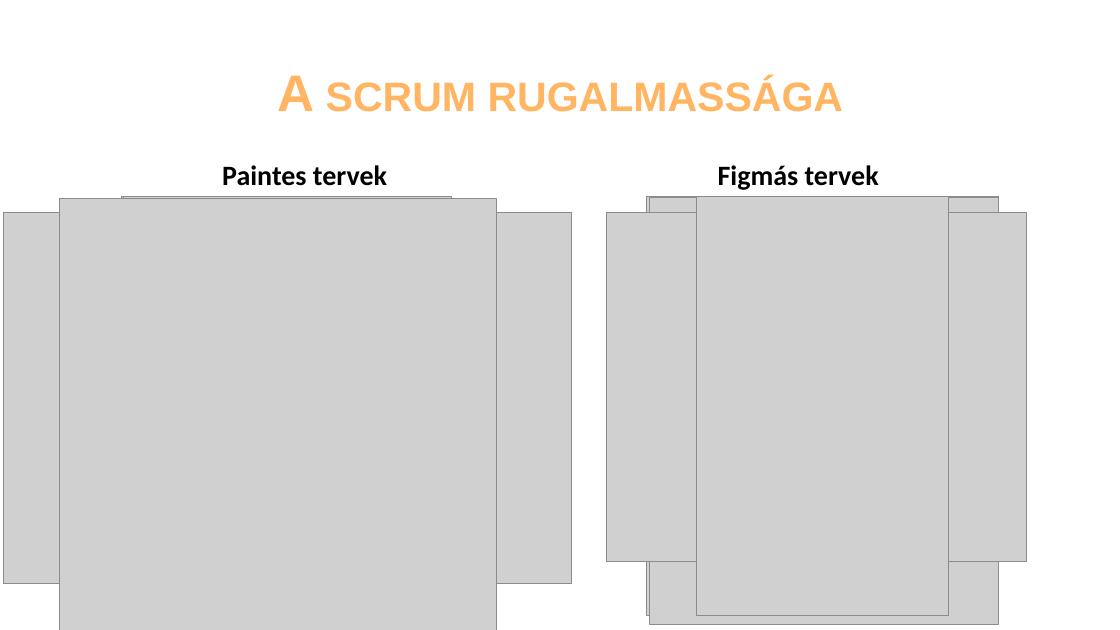
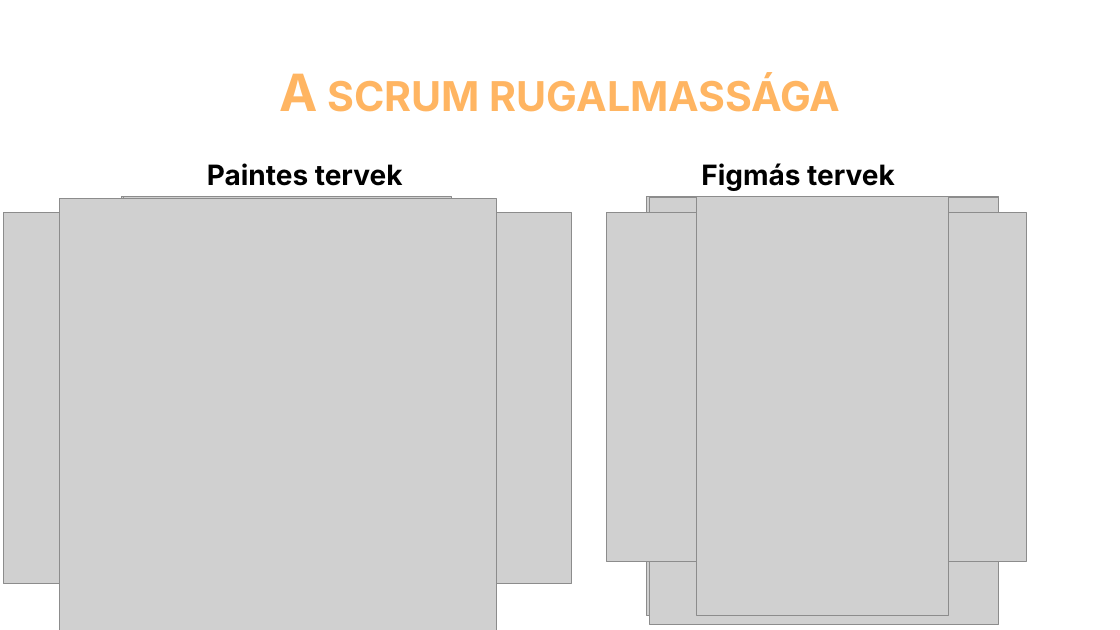
Before and after one commit to dzsofri/kulimuli.com, a slide deck: slide 7 of ikt projektfeladat.pptx. Drawn at 1120x630 pixels with LibreOffice and Linux fonts; fonts in the diff are those of the drawing; grey boxes stand for pictures. Boxes give left, top, right and bottom in pixels: in the first picture for what was removed or moved away, otherwise in the second. Text is boxed around its words. In the diff, an @@ line names an element or a change of style, - is before the commit and + after.

```diff
--- a/ikt projektfeladat.pptx
+++ b/ikt projektfeladat.pptx
@@ title "A scrum rugalmassága" at (x1=280, y1=73, x2=841, y2=112): font Arial to Inter @@
@@ text "Paintes tervek" at (x1=207, y1=163, x2=403, y2=186): font Calibri to Inter @@
@@ text "Figmás tervek" at (x1=701, y1=163, x2=895, y2=191): font Calibri to Inter @@
```
Also in this commit, not shown: 17 other slides changed, 13 other files.
